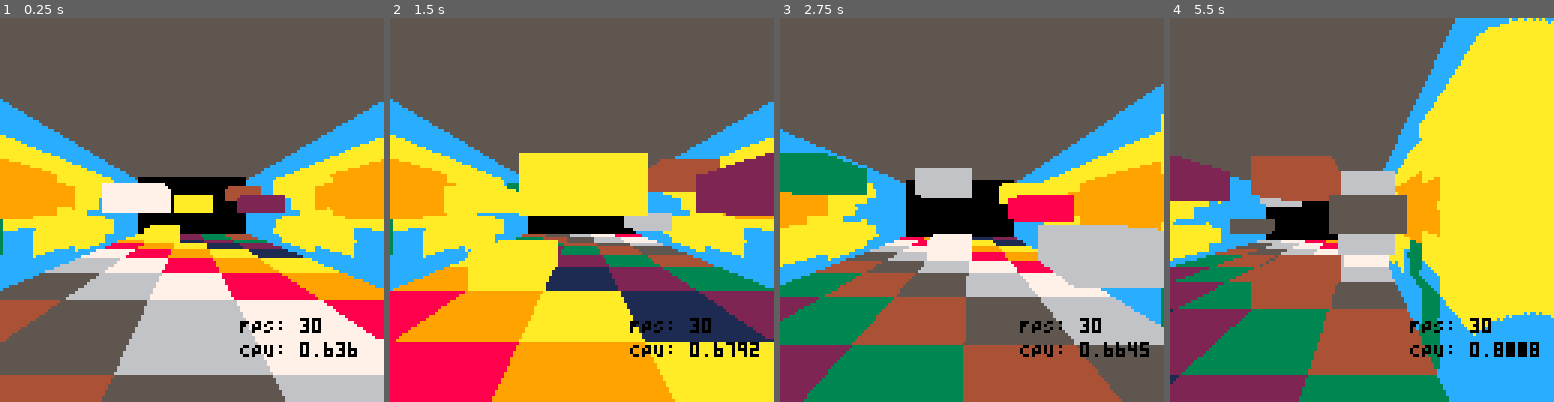
Above: before the commit, frames 1-4 (left to right).
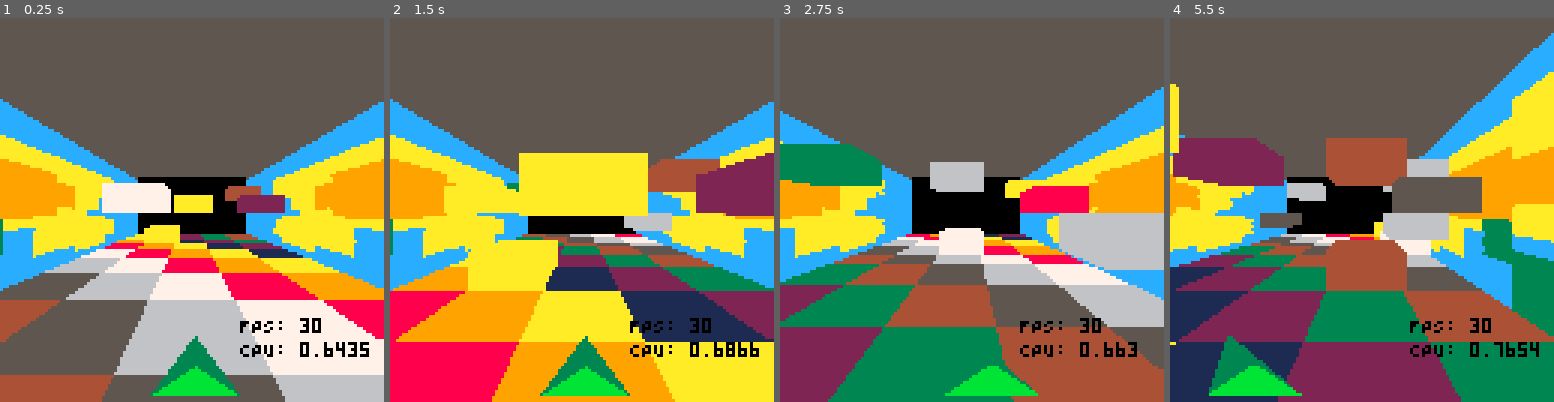
Above: after the commit, the same moments.

Repository: bobgar/pico3d
Game: PICO-8 cartridge 3d.p8
Same seed, same stepped clock (60 frames per second), same inputs: the game is played once before the commit and once after it.
Inputs:
- Up to frame 1 (0.25 s): no input
- Up to frame 2 (1.5 s): no input
- Up to frame 3 (2.75 s): hold Right 1.6-2.1 s; hold Up 2.15-2.42 s; hold Right from 2.47 s (still down)
- Up to frame 4 (5.5 s): release Right at 3.03 s; hold Left 3.08-3.58 s; hold Down 3.63-3.97 s; hold Right 4.02-4.68 s; hold Up 4.73-5.03 s; hold Left from 5.08 s (still down)

The runs differ from the first frame. In frame 1, 2.0% of the frame differs, in the area x 39-97%, y 82-99%; in frame 2, 2.0%; in frame 3, 29%; in frame 4, 66%, in the area x 0-100%, y 0-100%.

Commit message:
First pass on drawing player (note, incorrect)

Diff:
--- a/3d.lua
+++ b/3d.lua
@@ -20,21 +20,15 @@
     initlevel()
 
     copy_sprites_to_map(1,0, 8, 4, 0, 0)
-    -- copy_sprites_to_map(1,0, 4, 4, 4, 0)
-    -- copy_sprites_to_map(1,0, 4, 4, 8, 0)
-    -- copy_sprites_to_map(1,0, 4, 4, 12, 0)
-    -- copy_sprites_to_map(1,0, 4, 4, 0, 4)
-    -- copy_sprites_to_map(1,0, 4, 4, 4, 4)
-    -- copy_sprites_to_map(1,0, 4, 4, 8, 4)
-    -- copy_sprites_to_map(1,0, 4, 4, 12, 4)
-    -- copy_sprites_to_map(1,0, 4, 4, 0, 8)
-    -- copy_sprites_to_map(1,0, 4, 4, 4, 8)
-    -- copy_sprites_to_map(1,0, 4, 4, 8, 8)
-    -- copy_sprites_to_map(1,0, 4, 4, 12, 8)
-    -- copy_sprites_to_map(1,0, 4, 4, 0, 12)
-    -- copy_sprites_to_map(1,0, 4, 4, 4, 12)
-    -- copy_sprites_to_map(1,0, 4, 4, 8, 12)
-    -- copy_sprites_to_map(1,0, 4, 4, 12, 12)
+    shipx=0
+    shipy=0
+    shipz=0
+    playerpoints = {
+        {x=-15, y=60, z=1},
+        {x=15, y=60, z=1},
+        {x=0, y=50, z=1},
+        {x=0, y=60, z=1.5},
+    }
 end
 
 function initlevel()
@@ -57,10 +51,14 @@
 end
 
 function _update()
-    if btn(⬆️) then vy+= speed  end
-    if btn(⬇️) then vy-= speed  end
-    if btn(➡️) then vx-= speed  end
-    if btn(⬅️) then vx+= speed end
+    --if btn(⬆️) then vy+= speed  end
+    -- if btn(⬇️) then vy-= speed  end
+    if btn(➡️) then vx-= speed/2.0  end
+    if btn(⬅️) then vx+= speed/2.0 end
+    if btnp(⬆️) then shipy-= speed*10  end
+    if btnp(⬇️) then shipy+= speed*10  end
+    if btn(➡️) then shipx+= speed*10  end
+    if btn(⬅️) then shipx-= speed*10 end
     px+=vx
     py+=vy
     vx*=damp
@@ -89,6 +87,11 @@
             end
         end
     end
+
+    --right now always draw the player last (may change)
+
+    drawplayer()
+
     color(0)
     print("FPS: " .. stat(7), 80,100)
     print("CPU: " .. stat(1), 80,108)
@@ -211,3 +214,24 @@
         --qtex_map(px2, py1, px4, py3, px3, py3, px1, py1, 0, 0, 4, 4, 1, 1)
     end
 end
+
+function drawplayer()
+
+    local p1x = (playerpoints[1].x+shipx) / playerpoints[1].z + 64 + px
+    local p1y = (playerpoints[1].y+shipy) / playerpoints[1].z + 64 + py
+    local p2x = (playerpoints[2].x+shipx) / playerpoints[2].z + 64 + px
+    local p2y = (playerpoints[2].y+shipy) / playerpoints[2].z + 64 + py
+    local p3x = (playerpoints[3].x+shipx) / playerpoints[3].z + 64 + px
+    local p3y = (playerpoints[3].y+shipy) / playerpoints[3].z + 64 + py
+    local p4x = (playerpoints[4].x+shipx) / playerpoints[4].z + 64 + px
+    local p4y = (playerpoints[4].y+shipy) / playerpoints[4].z + 64 + py
+
+    --for right now take the most naive appproachh
+    color(3)
+    tri_ultra(p1x, p1y , p3x,p3y, p4x,p4y)
+    tri_ultra(p2x, p2y , p3x,p3y, p4x,p4y)
+
+    color(11)
+    --back
+    tri_ultra(p1x, p1y , p2x,p2y, p3x,p3y)
+end
--- a/3d.p8
+++ b/3d.p8
@@ -36,3 +36,6 @@
 00000000ccccccc3bbbbb3bbbbbbbbbbbbbbbbbbbbbbbbbbbbbbbbbbbbbbbbbbbbbbbccc00000000000000000000000000000000000000000000000000000000
 00000000ccccccb3bbbbbbbbbbbbbbbbbbbbbbbbbbbbbbbbbbbbbbbbbbbbbbbbbbbbbbcc00000000000000000000000000000000000000000000000000000000
 00000000bbbbbbbbbbbbbbbbbbbbbbbbbbbbbbbbbbbbbbbbbbbbbbbbbbbbbbbbbbbbbbbb00000000000000000000000000000000000000000000000000000000
+__gff__
+0004000000000000000000000000000000000000000000000000000000000000000000000000000000000000000000000000000000000000000000000000000000000000000000000000000000000000000000000000000000000000000000000000000000000000000000000000000000000000000000000000000000000000
+0000000000000000000000000000000000000000000000000000000000000000000000000000000000000000000000000000000000000000000000000000000000000000000000000000000000000000000000000000000000000000000000000000000000000000000000000000000000000000000000000000000000000000
